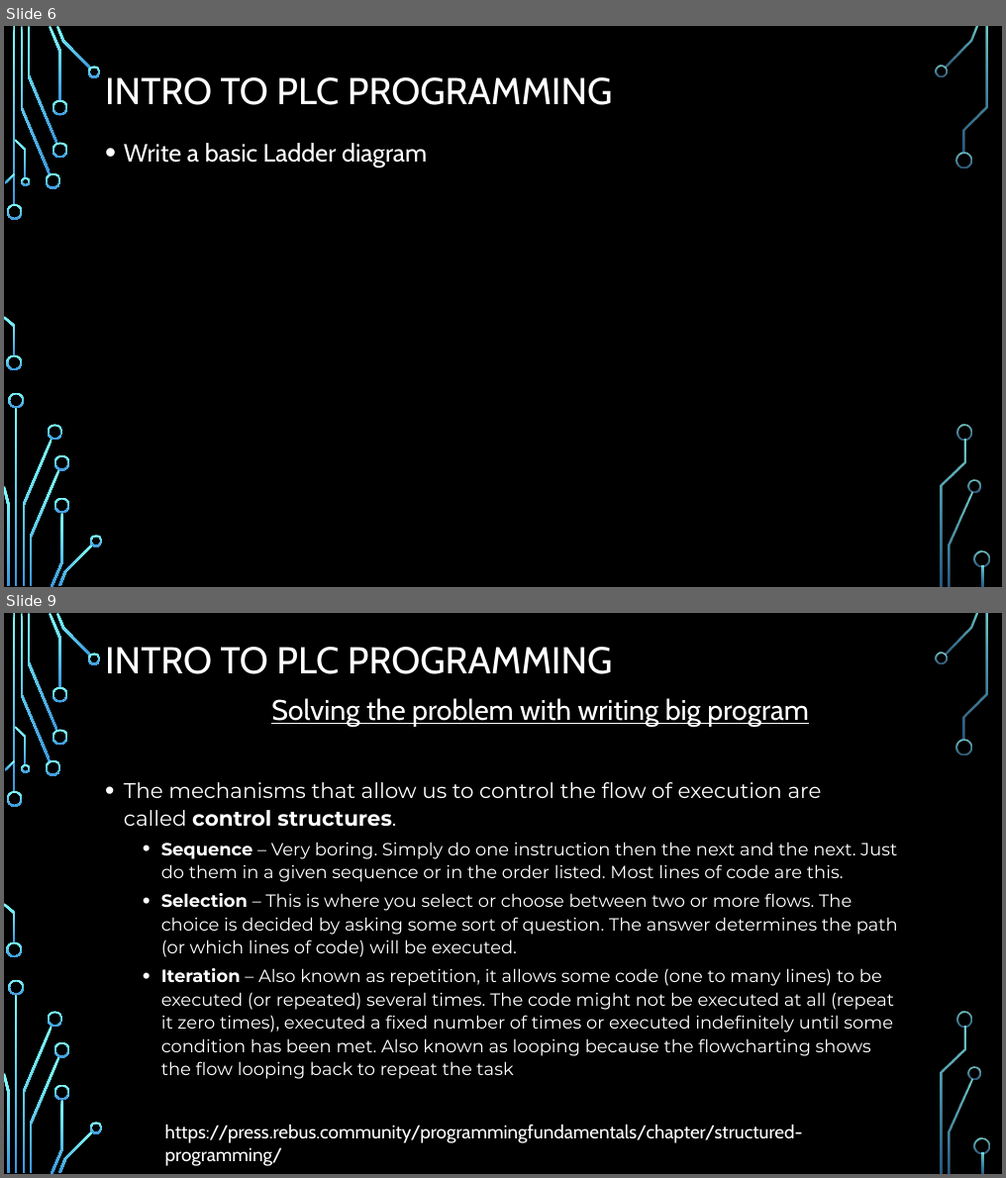
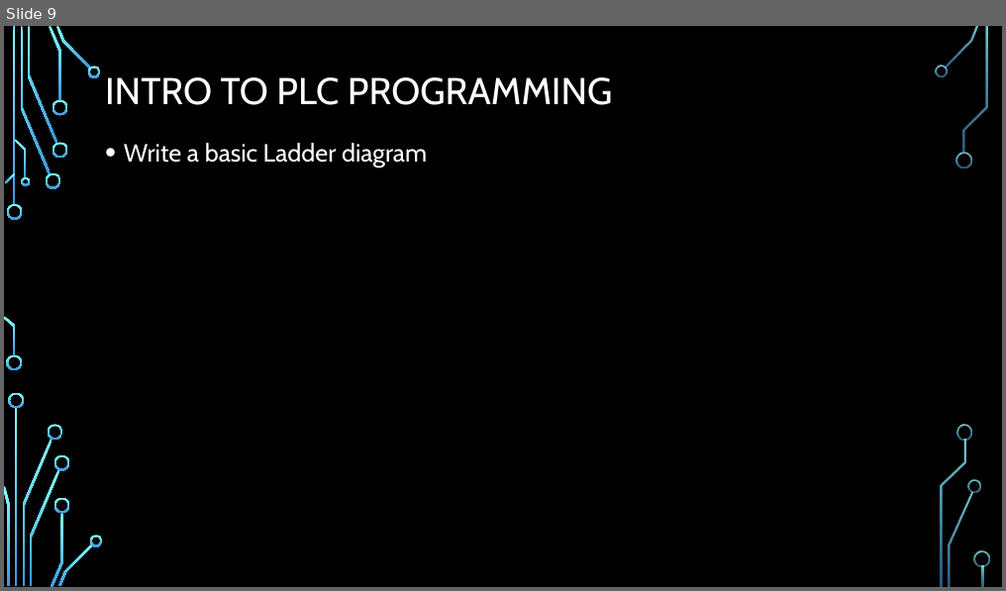
Before and after one commit to ramo1266/PLCProgrammingCourse, a slide deck: PowerPoint/Introduction To PLC programming.pptx. Shown one above the other, each under a label of ours: slides 6 and 9 before the commit, slide 9 after it; the slides between them are not shown. The pictures are 1006x1178 and 1006x591 pixels, drawn with LibreOffice and Linux fonts; fonts in the diff are those of the drawing; background and template pictures are left out. Boxes give left, top, right and bottom in pixels: in the first picture for what was removed or moved away, otherwise in the second. Text is boxed around its words. In the diff, an @@ line names an element or a change of style, - is before the commit and + after.

```diff
--- a/PowerPoint/Introduction To PLC programming.pptx
+++ b/PowerPoint/Introduction To PLC programming.pptx
@@ slide 9 removed at bbox=[4, 613, 1002, 1174], background picture (left out); not listed: 36 template elements that a slide beside it also shows @@
@@ title removed at bbox=[105, 647, 613, 674] @@
-INTRO TO PLC PROGRAMMING
@@ text removed at bbox=[124, 698, 898, 1079] @@
-    Solving the problem with writing big program
-• The mechanisms that allow us to control the flow of execution are called control structures.
-  • Sequence – Very boring. Simply do one instruction then the next and the next. Just do them in a given sequence or in the order listed. Most lines of code are this.
-  • Selection – This is where you select or choose between two or more flows. The choice is decided by asking some sort of question. The answer determines the path (or which lines of code) will be executed.
-  • Iteration – Also known as repetition, it allows some code (one to many lines) to be executed (or repeated) several times. The code might not be executed at all (repeat it zero times), executed a fixed number of times or executed indefinitely until some condition has been met. Also known as looping because the flowcharting shows the flow looping back to repeat the task
@@ text removed at bbox=[165, 1124, 803, 1166] @@
-https://press.rebus.community/programmingfundamentals/chapter/structured-programming/
@@ what was slide 6 is now slide 9 @@
```
Also in this commit, not shown: 4 slides changed, 2 slides added, 7 other slides removed, 3 other files.
